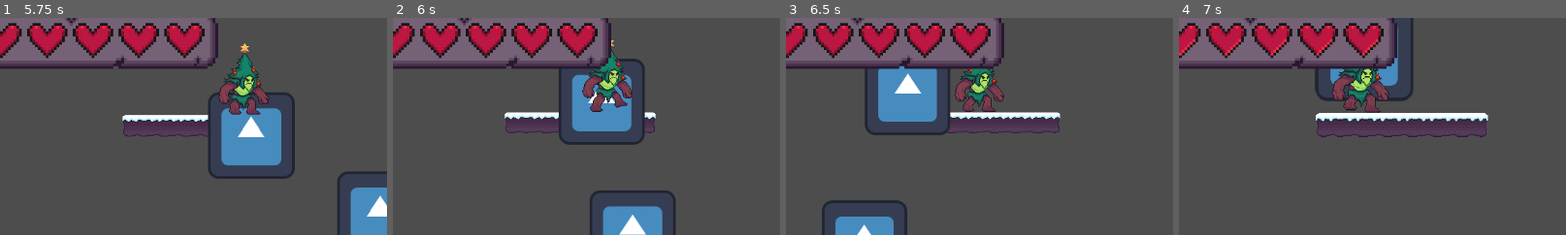
Above: before the commit, frames 1-4 (left to right).
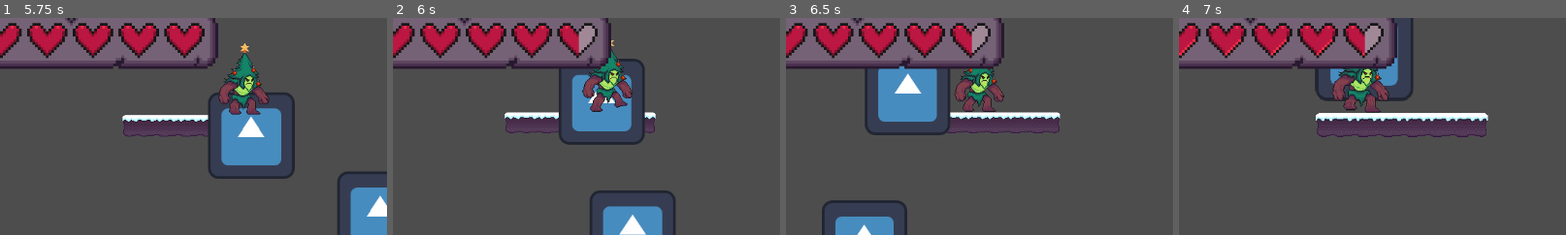
Above: after the commit, the same moments.

Repository: willsattanuparp/wild-jam-76-game
Game: Godot game, scene res://Assets/Scenes/Levels/tree_level.tscn
Two runs of this game, one before a commit and one after it. Both use one fixed random seed, a clock stepped at 60 frames per second and the inputs below. The engine's default icon, where the game draws it, is replaced by a stand-in: a white triangle on a blue panel in a dark square.
Inputs (mouse positions are % of the whole screen's width and height, from its top left):
- Up to frame 1 (5.75 s): move the mouse to (72, 45) at 0.52 s; hold D (Right) 0.53-1.25 s; click (72, 45) at 0.6 s; tap Space (Jump) at 0.77, 3.77 s; drag from (30, 55) to (57, 69) at 1.27 s; move the mouse to (60, 28) at 2.02 s; hold A (Left) 2.03-2.75 s; click (60, 28) at 2.1 s; drag from (45, 70) to (20, 35) at 2.77 s; move the mouse to (80, 65) at 3.52 s; hold D (Right) 3.53-4.25 s; click (80, 65) at 3.6 s; drag from (20, 35) to (59, 68) at 4.27 s; move the mouse to (55, 50) at 5.02 s; hold D (Right) from 5.03 s (still down); click (55, 50) at 5.1 s
- Up to frame 2 (6 s): release D (Right) at 5.75 s; drag from (35, 25) to (30, 55) at 5.77 s
- Up to frame 3 (6.5 s): no input
- Up to frame 4 (7 s): move the mouse to (72, 45) at 6.52 s; hold A (Left) from 6.53 s (still down); click (72, 45) at 6.6 s; tap Space (Jump) at 6.77 s
The pictures show only the part of the screen within x 6-56%, y 5-55%; the shares and areas given below are measured in that part.

Frame 1 is identical in both runs. In frame 2, 0.4% of the frame differs, in the area x 47-53%, y 3-17%; in frame 3, 0.4%; in frame 4, 0.4%.

Commit message:
rehooked up hp and ui to hp

Diff:
--- a/platformer-test/Assets/Scenes/Enemies/enemy_tree.tscn
+++ b/platformer-test/Assets/Scenes/Enemies/enemy_tree.tscn
@@ -1,8 +1,7 @@
-[gd_scene load_steps=13 format=3 uid="uid://ciqkefpikuae8"]
+[gd_scene load_steps=12 format=3 uid="uid://ciqkefpikuae8"]
 
 [ext_resource type="PackedScene" uid="uid://bvqx0ai7kl6y5" path="res://Assets/Scenes/enemy.tscn" id="1_avf5k"]
 [ext_resource type="Script" path="res://Scripts/enemy_tree.gd" id="2_1gqo4"]
-[ext_resource type="PackedScene" uid="uid://bhid0pwovjr01" path="res://Assets/Scenes/projectile.tscn" id="3_eijj1"]
 [ext_resource type="Texture2D" uid="uid://bary2mcf41rdm" path="res://Assets/Sprites/Character/Enemies/Tree Golem-Sheet.png" id="3_gej4g"]
 [ext_resource type="Resource" uid="uid://l62wks43it0j" path="res://Scripts/Resources/proj_resource.tres" id="4_tkwjk"]
 
@@ -122,13 +121,9 @@
 [node name="EnemyTree" node_paths=PackedStringArray("throw_marker") instance=ExtResource("1_avf5k")]
 script = ExtResource("2_1gqo4")
 throw_marker = NodePath("ThrowMarker")
-burst_projectile = ExtResource("3_eijj1")
 burst_projectile_resource = ExtResource("4_tkwjk")
-throw_projectile = ExtResource("3_eijj1")
 throw_projectile_resource = ExtResource("4_tkwjk")
-spiral_projectile = ExtResource("3_eijj1")
 spiral_projectile_resource = ExtResource("4_tkwjk")
-consecutive_projectile = ExtResource("3_eijj1")
 consecutive_projectile_resource = ExtResource("4_tkwjk")
 
 [node name="Sprite2D" parent="." index="0"]
--- a/platformer-test/Assets/Scenes/Levels/tree_level.tscn
+++ b/platformer-test/Assets/Scenes/Levels/tree_level.tscn
@@ -6,9 +6,8 @@
 [ext_resource type="Script" path="res://addons/ProCam2D/scripts/pcam_target.gd" id="3_rkrim"]
 [ext_resource type="PackedScene" uid="uid://ekcws2r73mra" path="res://Assets/Scenes/Levels/LevelObjects/landing_point.tscn" id="3_umjnq"]
 [ext_resource type="Script" path="res://addons/ProCam2D/scripts/procam2d.gd" id="4_dgr4m"]
+[ext_resource type="PackedScene" uid="uid://bhid0pwovjr01" path="res://Assets/Scenes/projectile.tscn" id="4_hn7x0"]
 [ext_resource type="Script" path="res://addons/ProCam2D/scripts/core/nds/a.gd" id="5_5i5lx"]
-[ext_resource type="Script" path="res://Scripts/projectile.gd" id="5_hwvyd"]
-[ext_resource type="Texture2D" uid="uid://f0s5mdu3uewl" path="res://icon.svg" id="6_7lv7b"]
 [ext_resource type="Script" path="res://addons/ProCam2D/scripts/core/addns/pcam_shake.gd" id="6_hf1du"]
 [ext_resource type="Script" path="res://Scripts/Resources/projectile_resource.gd" id="6_sjbbk"]
 [ext_resource type="PackedScene" uid="uid://b1byvhom0yvmm" path="res://Assets/Scenes/UI/level_ui.tscn" id="7_yh47m"]
@@ -177,23 +176,6 @@
 physics_layer_1/collision_mask = 0
 sources/2 = SubResource("TileSetAtlasSource_i5esj")
 
-[sub_resource type="CircleShape2D" id="CircleShape2D_36tpw"]
-radius = 64.0
-
-[sub_resource type="PackedScene" id="PackedScene_ygfxl"]
-resource_local_to_scene = true
-_bundled = {
-"conn_count": 1,
-"conns": PackedInt32Array(0, 0, 15, 14, 2, 0, 0),
-"editable_instances": [],
-"names": PackedStringArray("Projectile", "collision_layer", "collision_mask", "script", "collision_shape", "collision_ray", "Freezable", "Area2D", "Sprite2D", "texture", "CollisionShape2D", "shape", "CollisionRay", "RayCast2D", "_on_body_entered", "body_entered"),
-"node_count": 4,
-"node_paths": [],
-"nodes": PackedInt32Array(-1, -1, 7, 0, -1, 5, 1, 0, 2, 1, 3, 2, 1073741828, 3, 1073741829, 4, 1, 6, 0, 0, 8, 8, -1, 1, 9, 5, 0, 0, 0, 10, 10, -1, 1, 11, 6, 0, 0, 0, 13, 12, -1, 1, 2, 1, 0),
-"variants": [8, 0, ExtResource("5_hwvyd"), NodePath("CollisionShape2D"), NodePath("CollisionRay"), ExtResource("6_7lv7b"), SubResource("CircleShape2D_36tpw")],
-"version": 3
-}
-
 [sub_resource type="Resource" id="Resource_6v6ub"]
 resource_local_to_scene = true
 script = ExtResource("6_sjbbk")
@@ -298,13 +280,13 @@
 player = NodePath("../Player")
 current_landing = NodePath("../JumpLocations/LowerRightLanding")
 jump_locations_holder = NodePath("../JumpLocations")
-burst_projectile = SubResource("PackedScene_ygfxl")
+burst_projectile = ExtResource("4_hn7x0")
 burst_projectile_resource = SubResource("Resource_6v6ub")
-throw_projectile = SubResource("PackedScene_ygfxl")
+throw_projectile = ExtResource("4_hn7x0")
 throw_projectile_resource = SubResource("Resource_6v6ub")
-spiral_projectile = SubResource("PackedScene_ygfxl")
+spiral_projectile = ExtResource("4_hn7x0")
 spiral_projectile_resource = SubResource("Resource_6v6ub")
-consecutive_projectile = SubResource("PackedScene_ygfxl")
+consecutive_projectile = ExtResource("4_hn7x0")
 consecutive_projectile_resource = SubResource("Resource_6v6ub")
 projectile_nodes_holder = NodePath("../Projectiles")
 
@@ -357,3 +339,5 @@
 
 [node name="Level_UI" parent="UI" instance=ExtResource("7_yh47m")]
 metadata/_edit_use_anchors_ = true
+
+[connection signal="ui_heart_damage" from="Player" to="UI/Level_UI" method="_on_player_ui_heart_damage"]
--- a/platformer-test/Assets/Scenes/projectile.tscn
+++ b/platformer-test/Assets/Scenes/projectile.tscn
@@ -8,7 +8,6 @@
 
 [node name="Projectile" type="Area2D" node_paths=PackedStringArray("collision_shape", "collision_ray") groups=["Freezable"]]
 collision_layer = 8
-collision_mask = 0
 script = ExtResource("1_tcgen")
 collision_shape = NodePath("CollisionShape2D")
 collision_ray = NodePath("CollisionRay")
--- a/platformer-test/Scripts/enemy.gd
+++ b/platformer-test/Scripts/enemy.gd
@@ -132,7 +132,7 @@
 		var rand = randf()
 		if rand < 0.2:
 			print("throw")
-			attack_throw(Vector2.ZERO,true)
+			attack_consecutive(0,0,Vector2.ZERO,1.2,true,.8,3)
 		elif rand < 0.6:
 			print("spiral")
 			attack_spiral(8,.3)
--- a/platformer-test/Scripts/player.gd
+++ b/platformer-test/Scripts/player.gd
@@ -105,6 +105,7 @@
 	player_sprite.scale.x *= -1
 
 func damage():
+	print("damaging")
 	hearts -= 1
 	ui_heart_damage.emit()
 	if hearts <= 0:
--- a/platformer-test/project.godot
+++ b/platformer-test/project.godot
@@ -64,6 +64,11 @@
 "events": [Object(InputEventMouseButton,"resource_local_to_scene":false,"resource_name":"","device":-1,"window_id":0,"a …(257 unchanged characters)…
 ]
 }
+Escape={
+"deadzone": 0.5,
+"events": [Object(InputEventKey,"resource_local_to_scene":false,"resource_name":"","device":-1,"window_id":0,"alt_pressed":false,"shift_pressed":false,"ctrl_pressed":false,"meta_pressed":false,"pressed":false,"keycode":0,"physical_keycode":4194305,"key_label":0,"unicode":0,"location":0,"echo":false,"script":null)
+]
+}
 
 [layer_names]
 
Not shown: 1 places in platformer-test/Assets/Scenes/Levels/tree_level.tscn that only renumber resources
